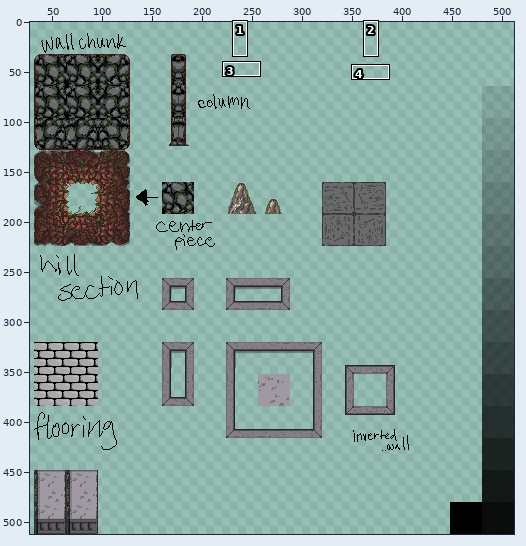
Two states of a sprite sheet, background/images/bg_tilesetv2.png. Above, an overview of the earlier version with the close-up marked.
Close-up. Before:
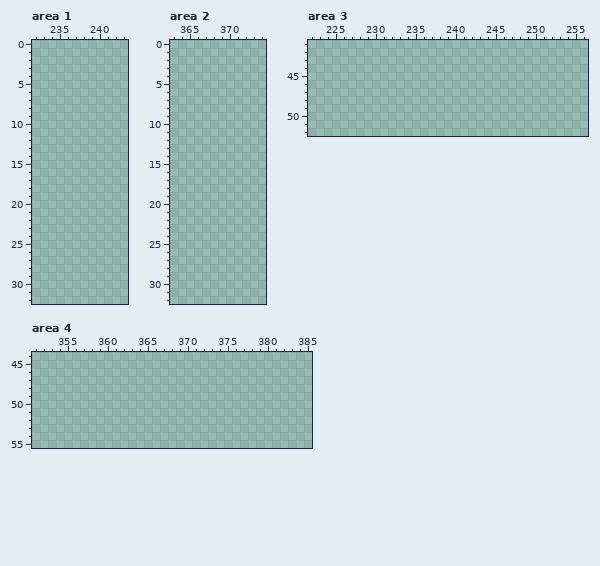
The file is 512x512 pixels. Pixels under 10% opacity are left out. Colours within 5 levels of each other are drawn and written as one. Shown: area 1: x 232..243, y 0..32; area 2: x 363..374, y 0..32; area 3: x 222..256, y 41..52; area 4: x 351..385, y 44..55. The wide view leaves out empty margins. The commit also changed other parts of the picture, which this record leaves out.
Palette (. is transparent): 
And afterwards:
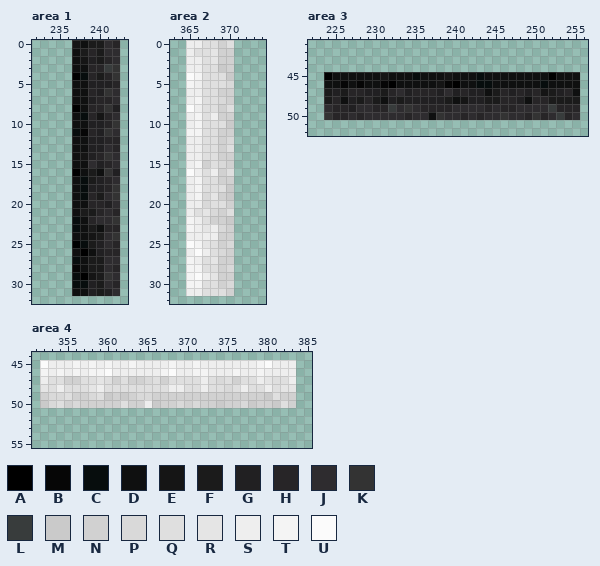
Colours new in this view: A #000000  B #060606  C #070d0d  D #0f1010  E #151515  F #1b1b1b  G #212022  H #272527  J #2e2c2f  K #333333  L #383c3c  M #cacaca  N #d1d1d1  P #d9d9d9  Q #dfdfdf  R #e5e5e5  S #eeeeee  T #f4f4f4  U #fbfbfb
From old to new:
Changed rows in their new state; - is an unchanged pixel.
Area 1:
first column x 237:
 0 EDFFJH
 1 DFHFJJ
 2 DEGFHJ
 3 DDHHLK
 4 ACHFHK
 5 DDGGGH
 6 DDHGKJ
 7 DDGHHJ
 8 ADHHKG
 9 DCHEHJ
10 DDGGHK
11 CBHGKJ
12 DDGGHH
13 DDGGJH
14 DEGHKJ
15 DDJGHJ
16 ADFDKG
17 DCFGHJ
18 DCGGHK
19 DCHFJK
20 DDHHGJ
21 DFFHJH
22 CDHJJK
23 CDFDHH
24 DDEFJK
25 ACFGJH
26 DADGHH
27 CDFFJJ
28 BDFFJH
29 CAEFKJ
30 CCGFJH
31 DDGFGJ
Area 2:
first column x 365:
 0 SSQQNQ
 1 SQQRNN
 2 SSQRNN
 3 SSQQMN
 4 UTQQQM
 5 TSQQQP
 6 SSQQNN
 7 STQQPN
 8 USQQNQ
 9 STQSNN
10 STQQQM
11 TTQQNN
12 SSQQNP
13 SSQQNQ
14 SSQQNN
15 STNQPN
16 USQSNQ
17 STQQNN
18 STQQQM
19 STPRNM
20 SSPQQN
21 SQRPNQ
22 TSQNNM
23 TSRSPN
24 SSSSNN
25 UTRQNP
26 SUSQPN
27 TSQRNN
28 TTQQNP
29 TUSRNN
30 TTQQNP
31 SSQQQN
Area 3:
first column x 224:
45 ADDDDDDEDDDCDDDEDDDCDDDDDDDDADDD
46 DDBDBDDBADDDDDEBADDCCDDDDDDCDDDD
47 FGFHHGGFHJGHHHGJGHGGDFHGHGHEFGHD
48 FHDGFHFDGFGGGGGFDEGGFFHHGDHHFFFF
49 JHHGJJHHLJKJHHHHJJJJHJHHJJJJLHHH
50 KHHJHJJJJJHJJDKJJHJHJJKJJHKHJLHJ
Area 4:
first column x 352:
45 USSSTSTSTSSTSSSSTSSTSSSSSSSTUSSS
46 TSTSTSTTUSSSSSSTUSSTTSSSTSSTSSSS
47 SQQNNQQRQNQNNPQNQQQQSQPQNQQSRQQS
48 RQSQQQRSQQQQQQQQSSQQSQQPQSQQSQRR
49 NPPQNNPQMNMNPPNNNNNNNNNNNNNNMQNN
50 MPQNPNNNNNQNNSMNNPNPNNMNNPMNNMQN
